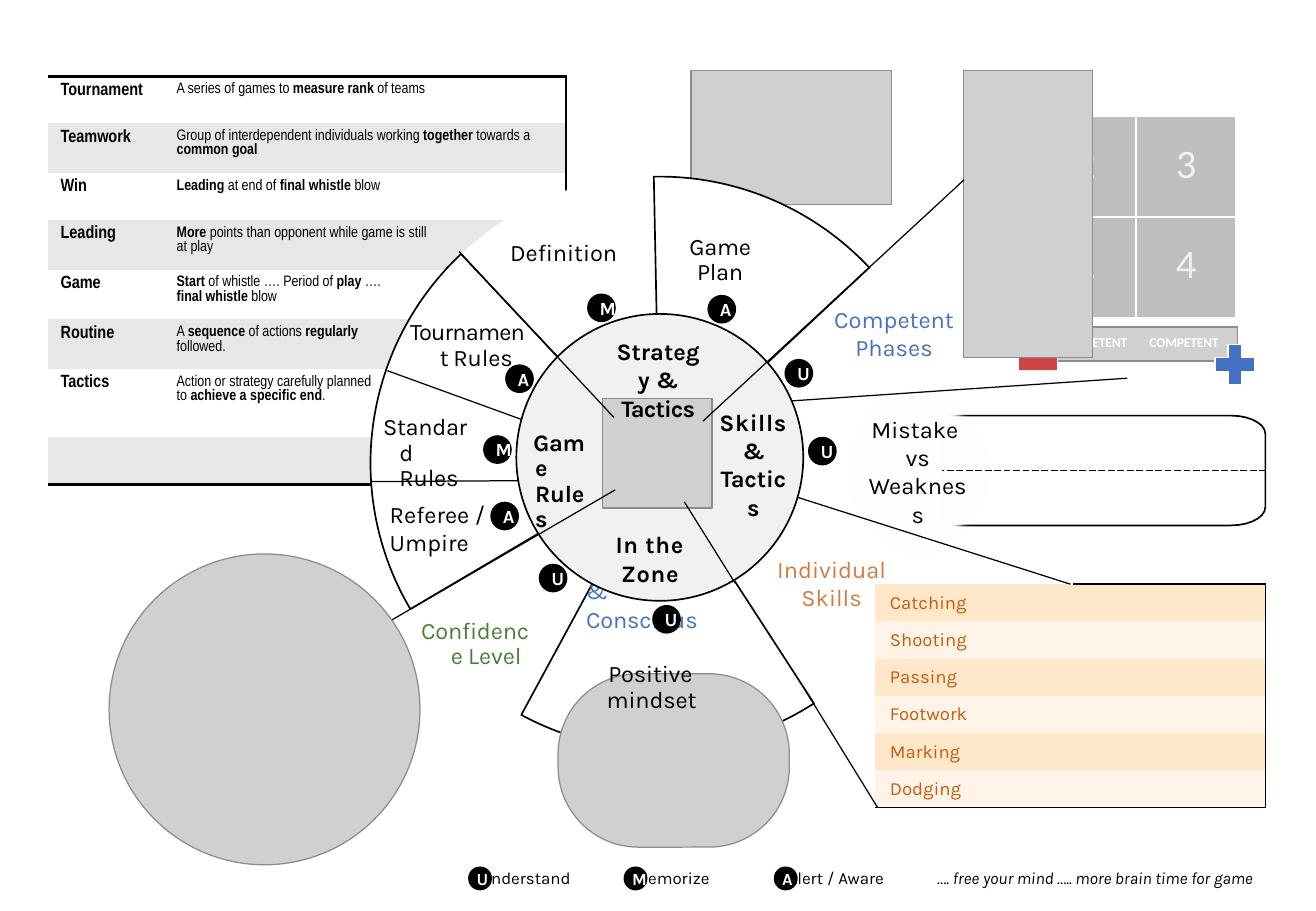
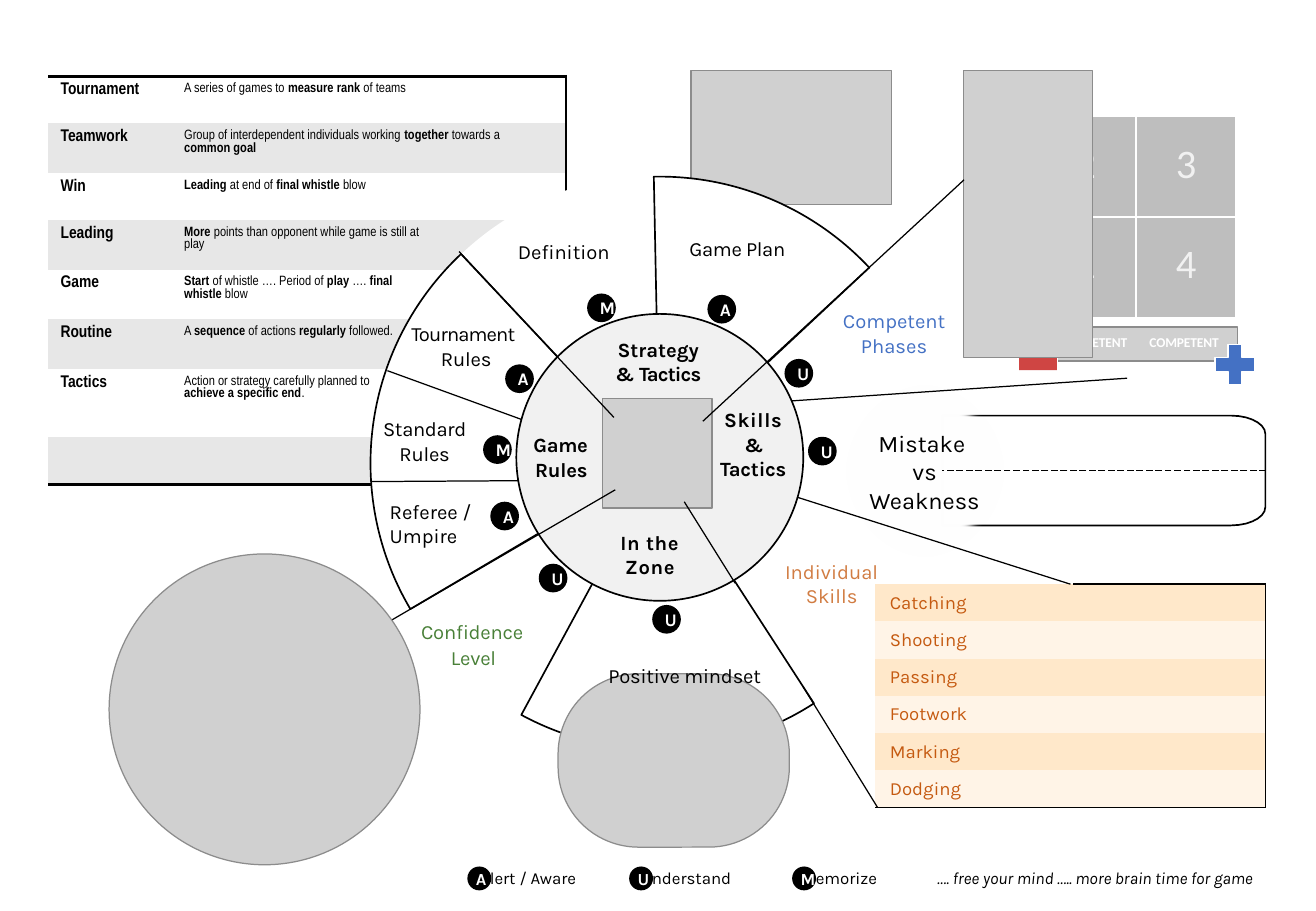
Before and after one commit to a-faros/base, a slide deck: slide 1 of MentalFitness/netball.pptx. Drawn at 1316x911 pixels with LibreOffice and Linux fonts; fonts in the diff are those of the drawing; grey boxes stand for pictures. Boxes give left, top, right and bottom in pixels: in the first picture for what was removed or moved away, otherwise in the second. Text is boxed around its words. In the diff, an @@ line names an element or a change of style, - is before the commit and + after.

```diff
--- a/MentalFitness/netball.pptx
+++ b/MentalFitness/netball.pptx
@@ table at [49, 77, 566, 485] @@
@@ size 10.5 to 10 pt in "Tournament", "Teamwork", "Win", "Leading" and 3 more places @@
@@ size 9 to 8 pt in "A series of games to measure rank ...", "Group of interdependent individuals working together towards ...", "Leading at end of final whistle blow", "More points than opponent while game is ..." and 3 more places @@
@@ ellipse "A" at [505, 365, 535, 394]: size 11 to 10.5 pt @@
@@ ellipse "Mistake": place and size @@
-ellipse "Mistake" at [846, 385, 992, 559]
+ellipse "Mistake" at [846, 385, 1005, 559]
@@ size 14 to 12 pt in 13 elements at [383, 422, 466, 462], [421, 625, 523, 665], [608, 665, 761, 689], [533, 438, 587, 478], [806, 264, 983, 402], [738, 531, 926, 637], [459, 194, 668, 309], [411, 328, 515, 367], [689, 242, 785, 257], [390, 505, 458, 548], [620, 536, 679, 575], [618, 343, 701, 382], [720, 412, 786, 477] @@
@@ text removed at [586, 607, 698, 634] @@
-Competent
-& Conscious
@@ ellipse "U" at [653, 605, 682, 634]: size 11 to 10.5 pt @@
@@ table at [419, 855, 1284, 903] @@
-row 1: Understand | Memorize | Alert / Aware | …. free your mind ….. more brain time for game
+row 1: Alert / Aware | Understand | Memorize | …. free your mind ….. more brain time for game
@@ ellipse "A": place and size @@
-ellipse "A" at [774, 866, 798, 891]
+ellipse "A" at [468, 866, 492, 891]
@@ ellipse "U": place and size @@
-ellipse "U" at [468, 866, 492, 891]
+ellipse "U" at [629, 866, 654, 891]
@@ ellipse "M": place and size @@
-ellipse "M" at [623, 866, 648, 891]
+ellipse "M" at [792, 866, 817, 891]
```
Also in this commit, not shown: 1 other slide changed, 1 other file.
